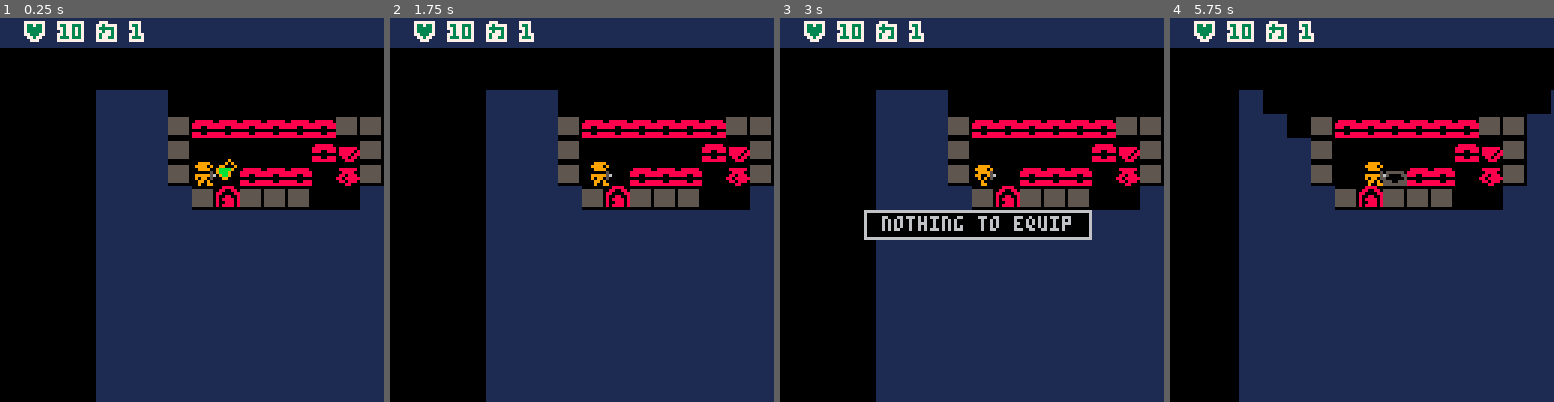
Above: before the commit, frames 1-4 (left to right).
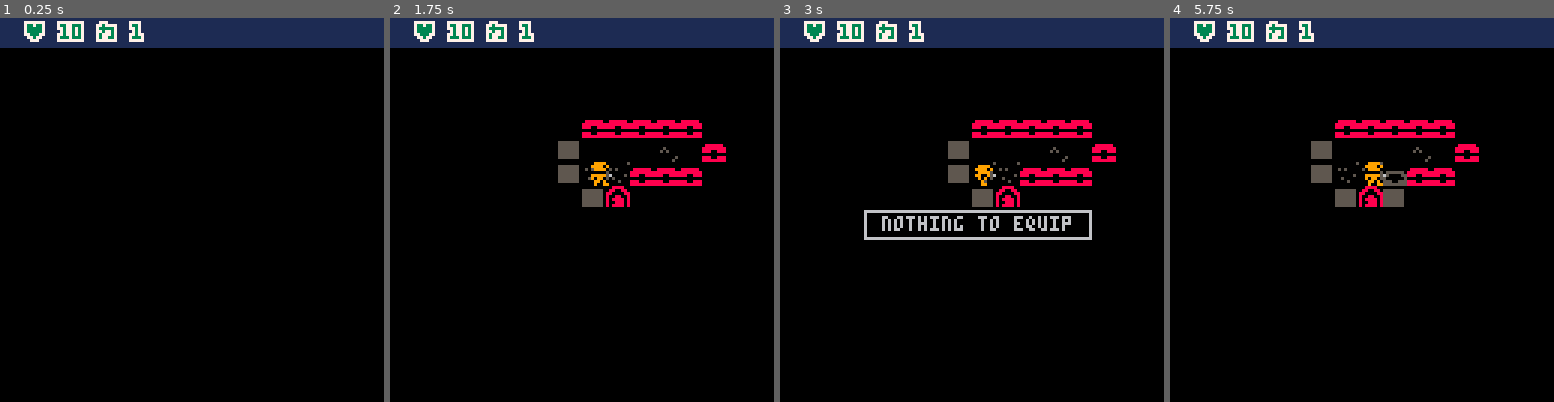
Above: after the commit, the same moments.

Repository: chebastian/picoabyss
Game: PICO-8 cartridge rouge.p8
Same seed, same stepped clock (60 frames per second), same inputs: the game is played once before the commit and once after it.
Inputs:
- Up to frame 1 (0.25 s): no input
- Up to frame 2 (1.75 s): tap X (X key) at 0.33, 1.07 s; tap O (Z key) at 0.7, 1.7 s; hold Right from 1.6 s (still down)
- Up to frame 3 (3 s): tap X (X key) at 1.85, 2.97 s; release Right at 2.1 s; tap O (Z key) at 2.1, 2.5, 2.9 s; hold Up 2.15-2.42 s; hold Right from 2.47 s (still down)
- Up to frame 4 (5.75 s): release Right at 3.03 s; hold Left 3.08-3.58 s; tap O (Z key) every 0.4 s from 3.3 to 5.7 s; hold Down 3.63-3.97 s; hold Right 4.02-4.68 s; tap X (X key) at 4.08, 5.2 s; hold Up 4.73-5.03 s; hold Left 5.08-5.68 s; hold Down from 5.73 s (still down)

The runs differ from the first frame. In frame 1, 50% of the frame differs, in the area x 25-100%, y 18-100%; in frame 2, 47%; in frame 3, 42%; in frame 4, 51%, in the area x 17-100%, y 18-100%.

Commit message:
los improved by only checking against nearest walkable tiles

Diff:
--- a/rouge.p8
+++ b/rouge.p8
@@ -444,25 +444,25 @@
 end
 
 function blackout()
- local mw = 15
- local mh = 15
+ local mw = 25
+ local mh = 25
 	local los = {}
- for x=0,mw do
-	 for y=0,mh do
-	  if not line_of_sight(_plyr.pos,p(x,y)) then
-	  else
-    los[ptoi(p(x,y))]=true
-	  	for d in all(dirs) do
-     los[ptoi(p(x+d.x,y+d.y))] = true
-	  	end
-	  end
- 	end
- end
+	for wt in all(_srch_tiles) do
+	 local x = wt.po.x
+	 local y = wt.po.y
+	 if not line_of_sight(_plyr.pos,p(x,y)) then
+  else
+   los[ptoi(p(x,y))]=true
+  	for d in all(dirs) do
+    los[ptoi(p(x+d.x,y+d.y))] = true
+  	end
+  end
+	end
 
  for x=0,mw do
 	 for y=0,mh do
 	  if not los[ptoi(p(x,y))] then
-   	drw_rectf(x*8,y*8,8,8,1)
+   	drw_rectf(x*8,y*8,8,8,0)
 	  end
 		end
 	end
@@ -1028,18 +1028,18 @@
  return ptoi(ent.pos)
 end
 
-function arr_cont(arr,a,cmp)
- return arr_find(arr,a,cmp) != nil
-end
-
-function arr_find(arr,a,cmp)
- for it in all(arr) do
-  if cmp(a,it) then
-   return it
-  end
- end
- return nil
-end
+--function arr_cont(arr,a,cmp)
+-- return arr_find(arr,a,cmp) != nil
+--end
+--
+--function arr_find(arr,a,cmp)
+-- for it in all(arr) do
+--  if cmp(a,it) then
+--   return it
+--  end
+-- end
+-- return nil
+--end
 
 function lerp(a,b,d)
 	if(d >= 1.0) return b
@@ -1205,6 +1205,8 @@
 -->8
 -- todo
 
+-- move blackout to screenspace
+
 -- [x] spawn items only to chests
 -- [] potion drop when destroying pots
 -- [] slime idle patterns
@@ -1232,14 +1234,14 @@
 -- bow n arrow, unlim range til hit enemy
 
 __gfx__
-00000000000000000000000000000000000000000000000000000000000000000055550000888800000000000000000000000000000000000000000000000000
+00000000000000000000000500000000000000000000000000000000000000000055550000888800000000000000000000000000000000000000000000000000
 00000000555555500000000000000000000000000000000000000000000000000550055008800880000000000000000000000000000000000000000000000000
-00700700555555500000000000000000000000000000000000000000000000005500005588000088000000000888888000000000088888800000000000000000
-000770005555555000000000000b0000000000000000000000000000000000005000000580088008055555508888888800000000008888000000000008888880
-00077000555555500000000000b0b000000000000000000000000000000000005000000580888808550000558880088805550550088088800550000008888808
-007007005555555000000000000000000000b0000000000000000000000000005000000580088808500000050000000055000055880888885550000508888088
-0000000055555550000000000000000b000b0b000000000000000000000000005000000580888808555005558880088800055050088088800000500000880880
-000000000000000000000000000000b0000b00000000000000000000000000000000000000000000555555558888888800055000000880000005500000088800
+00700700555555500505000000000000000000000000000000000000000000005500005588000088000000000888888000000000088888800000000000000000
+00077000555555500000000000050000000000000000000000000000000000005000000580088008055555508888888800000000008888000000000008888880
+00077000555555500000005000505000000000000000000000000000000000005000000580888808550000558880088805550550088088800550000008888808
+00700700555555500050000000000000000050000000000000000000000000005000000580088808500000050000000055000055880888885550000508888088
+00000000555555500000500000000005000505000000000000000000000000005000000580888808555005558880088800055050088088800000500000880880
+00000000000000000000000000000050000500000000000000000000000000000000000000000000555555558888888800055000000880000005500000088800
 00000000550055050000000000000000000000000000000000000000000000000000000000000000000000000000000000000000000000000000000000000000
 00000000000000000000000000000000000000000000000000000000000000000000000000000000000000000800008000000000000000000000000000000000
 00000000505505500000000000000000000000000000000000000000000000000000000000000000000000000888888000000000088888800000000000000000
@@ -1496,7 +1498,7 @@
 __map__
 0018000000000000000000000000000000000000000000000000000000000000000000000000000000000000000000000000000000000000000000000000000000000000000000000000000000000000000000000000000000000000000000000000000000000000000000000000000000000000000000000000000000000000
 000000010b0b0b0b0b0b01010000000000000000000000000000000000000000000000000000000000000000000000000000000000000000000000000000000000000000000000000000000000000000000000000000000000000000000000000000000000000000000000000000000000000000000000000000000000000000
-0000000100000000000b0f010000000000000000000000000000000000000000000000000000000000000000000000000000000000000000000000000000000000000000000000000000000000000000000000000000000000000000000000000000000000000000000000000000000000000000000000000000000000000000
+0000000100000003000b0f010000000000000000000000000000000000000000000000000000000000000000000000000000000000000000000000000000000000000000000000000000000000000000000000000000000000000000000000000000000000000000000000000000000000000000000000000000000000000000
 0000000102020b0b0b000d010101010100000000010101010101010100000000000000000000000000000000000000000000000000000000000000000000000000000000000000000000000000000000000000000000000000000000000000000000000000000000000000000000000000000000000000000000000000000000
 0000000101090101010200000100000101090101010000000000000100000000000000000000000000000000000000000000000000000000000000000000000000000000000000000000000000000000000000000000000000000000000000000000000000000000000000000000000000000000000000000000000000000000
 0000000100000000010000000000020900000000010000000000000100000000000000000000000000000000000000000000000000000000000000000000000000000000000000000000000000000000000000000000000000000000000000000000000000000000000000000000000000000000000000000000000000000000
